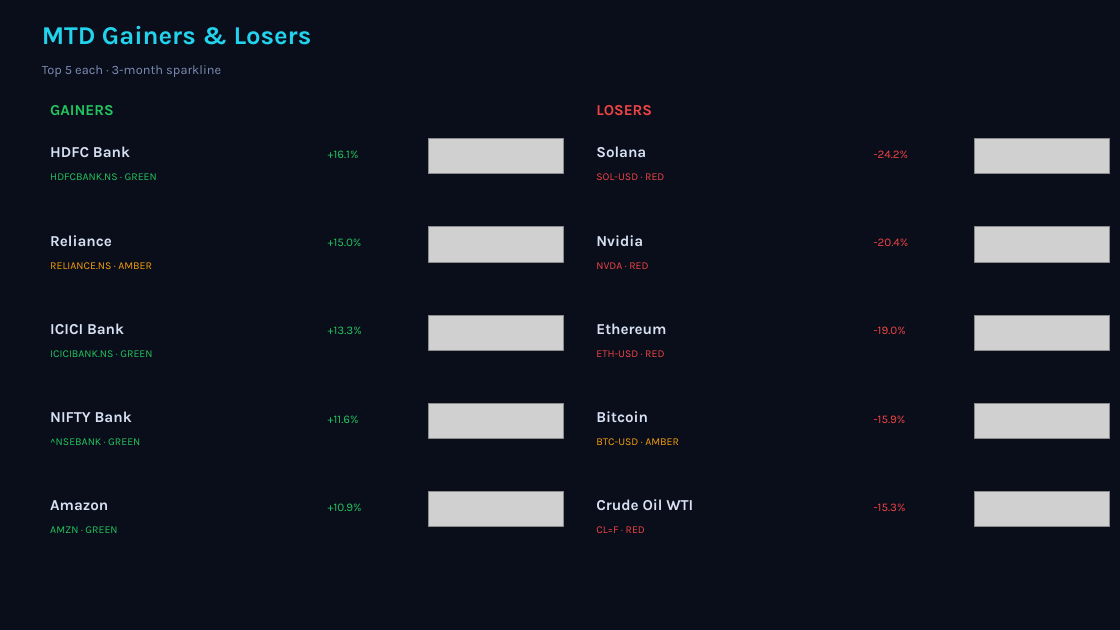
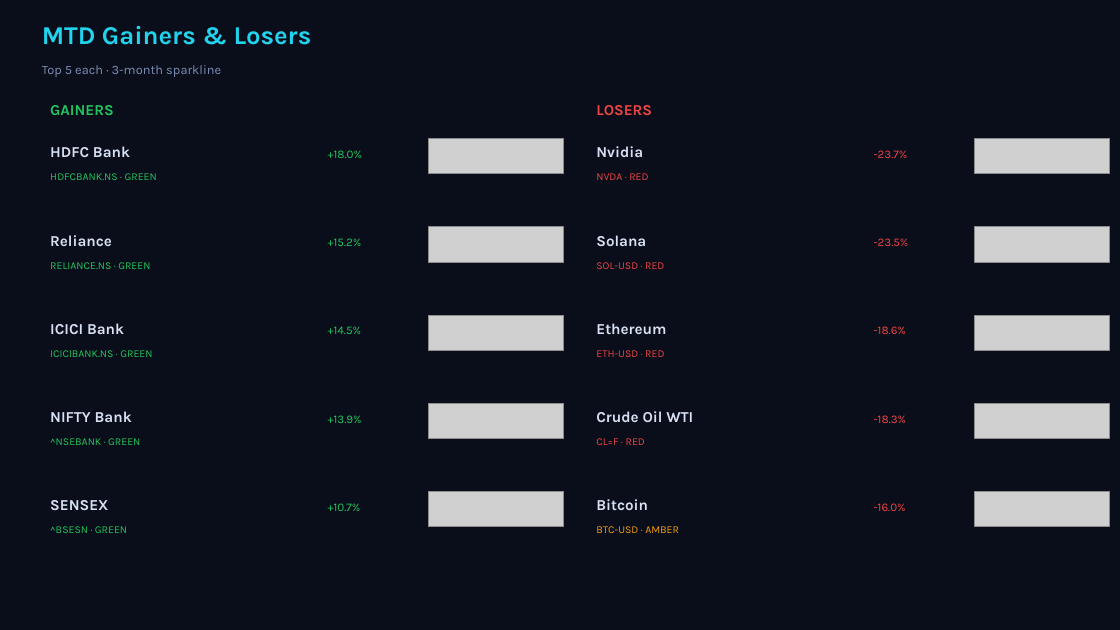
Before and after one commit to Pravkum23/pmr-terminal, a slide deck: slide 2 of docs/pmr_daily.pptx. Drawn at 1120x630 pixels with LibreOffice and Linux fonts; fonts in the diff are those of the drawing; grey boxes stand for pictures. Boxes give left, top, right and bottom in pixels: in the first picture for what was removed or moved away, otherwise in the second. Text is boxed around its words. In the diff, an @@ line names an element or a change of style, - is before the commit and + after.

```diff
--- a/docs/pmr_daily.pptx
+++ b/docs/pmr_daily.pptx
@@ text at [328, 150, 363, 158]: text changed @@
-+16.1%
++18.0%
@@ text at [596, 173, 648, 180]: text changed @@
-SOL-USD · RED
+NVDA · RED
@@ text at [874, 150, 908, 158]: text changed @@
--24.2%
+-23.7%
@@ text at [874, 238, 909, 246]: text changed @@
--20.4%
+-23.5%
@@ text at [50, 262, 150, 269]: text changed; text colour #F59E0B to #22C55E @@
-RELIANCE.NS · AMBER
+RELIANCE.NS · GREEN
@@ text at [596, 262, 664, 269]: text changed @@
-NVDA · RED
+SOL-USD · RED
@@ text at [328, 326, 362, 334]: text changed @@
-+13.3%
++14.5%
@@ text at [874, 326, 906, 334]: text changed @@
--19.0%
+-18.6%
@@ text at [328, 415, 362, 423]: text changed @@
-+11.6%
++13.9%
@@ text at [874, 415, 906, 423]: text changed @@
--15.9%
+-18.3%
@@ 3 texts: place and size @@
-3 texts at [596, 235, 693, 533]
+3 texts at [596, 146, 693, 445]
@@ text at [50, 500, 108, 510]: text changed @@
-Amazon
+SENSEX
@@ text at [328, 503, 361, 511]: text changed @@
-+10.9%
++10.7%
@@ text at [874, 503, 906, 511]: text changed @@
--15.3%
+-16.0%
@@ text at [50, 526, 127, 533]: text changed @@
-AMZN · GREEN
+^BSESN · GREEN
@@ 3 texts: place and size @@
-3 texts at [596, 146, 679, 445]
+3 texts at [596, 235, 679, 533]
```
Also in this commit, not shown: 3 other slides changed, 3 other files.
